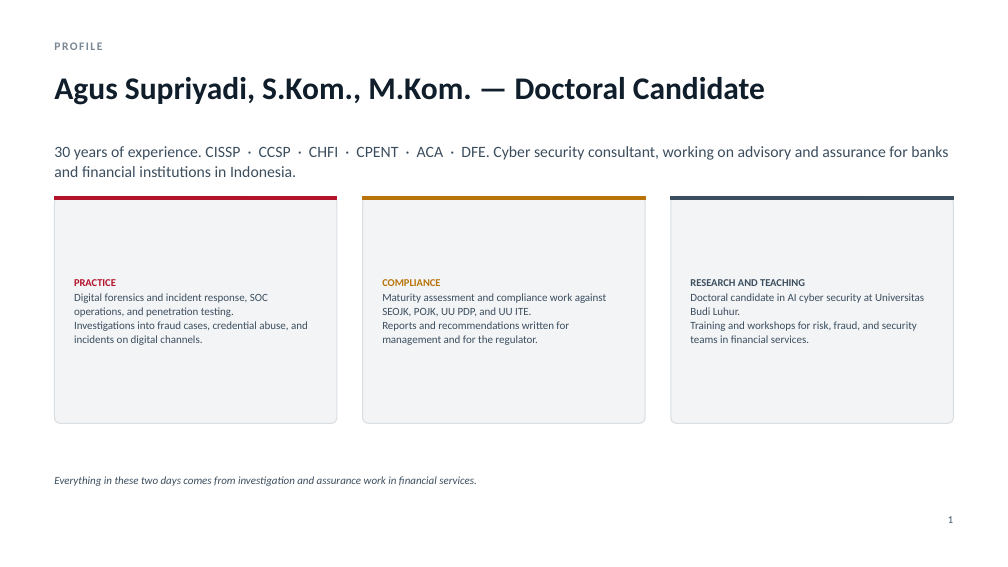
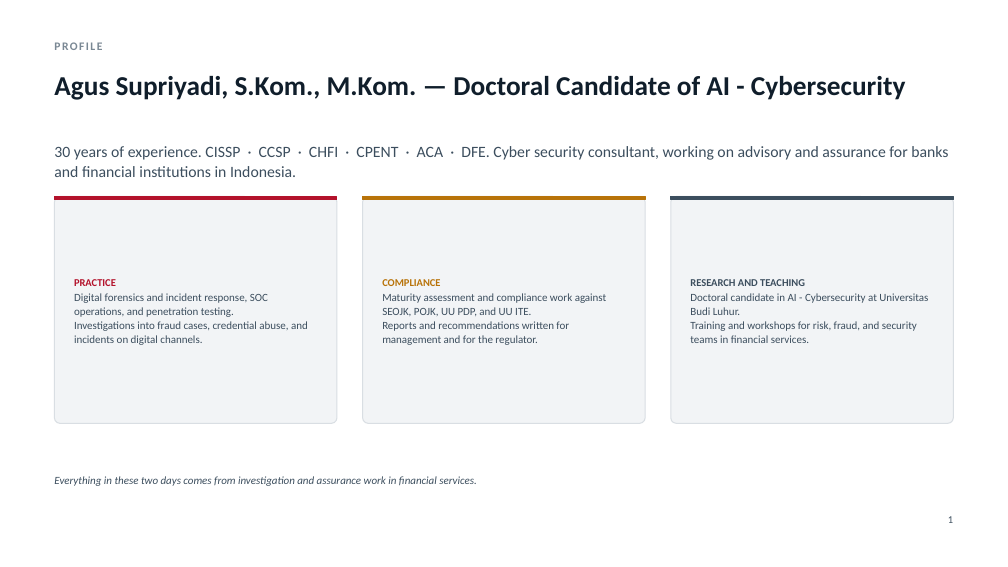
Before and after one commit to bosen/angkot, a slide deck: slide 2 of deck/Deck_Workshop_2Days_EN.pptx. Drawn at 1008x567 pixels with LibreOffice and Linux fonts; fonts in the diff are those of the drawing. Boxes give left, top, right and bottom in pixels: in the first picture for what was removed or moved away, otherwise in the second. Text is boxed around its words. In the diff, an @@ line names an element or a change of style, - is before the commit and + after.

```diff
--- a/deck/Deck_Workshop_2Days_EN.pptx
+++ b/deck/Deck_Workshop_2Days_EN.pptx
@@ text at (54, 76, 906, 100): text changed; size 30 to 26 pt @@
-Agus Supriyadi, S.Kom., M.Kom. — Doctoral Candidate
+Agus Supriyadi, S.Kom., M.Kom. — Doctoral Candidate of AI - Cybersecurity
@@ text at (690, 293, 928, 315): text changed @@
-Doctoral candidate in AI cyber security at Universitas Budi Luhur.
+Doctoral candidate in AI - Cybersecurity at Universitas Budi Luhur.
```
Also in this commit, not shown: 1 other file.
